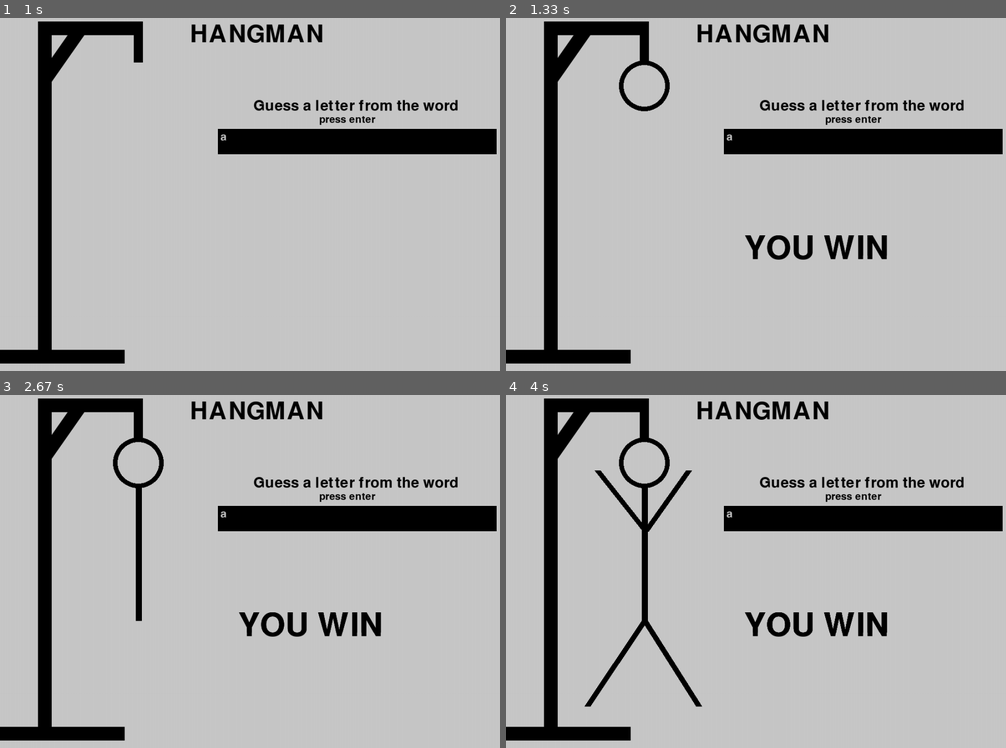
Above: before the commit, frames 1-4 (two rows, left to right).
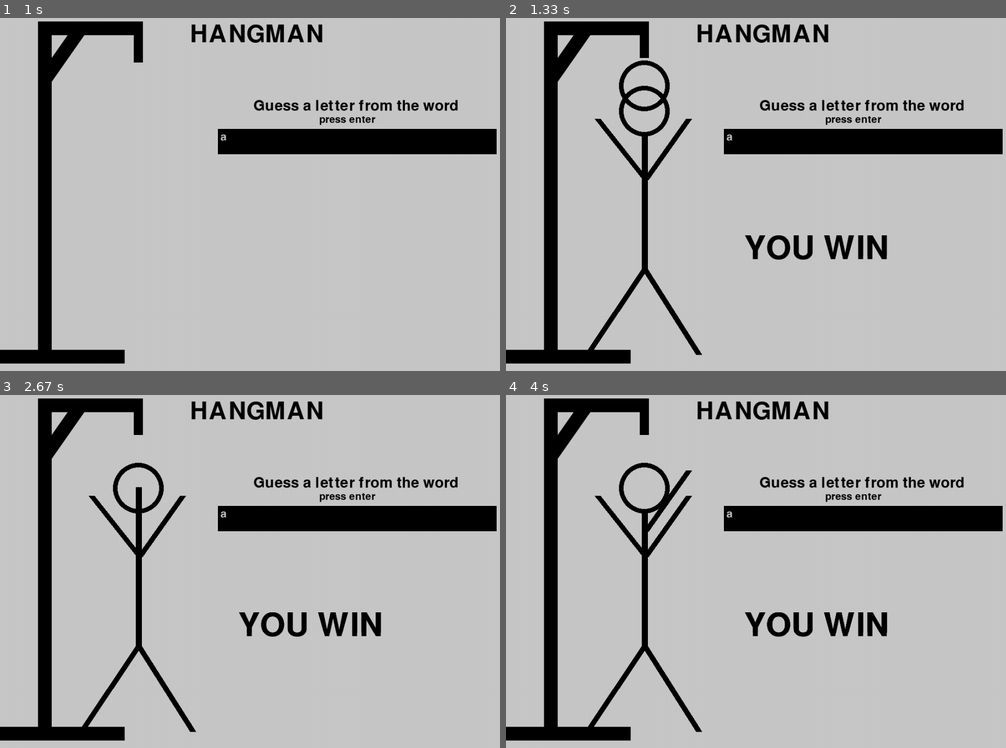
Above: after the commit, the same moments.

Repository: dorogit/pygame_collaboration
Game: pygame game, started from main.py
Same seed, same stepped clock (60 frames per second), same inputs: the game is played once before the commit and once after it.
Inputs:
- Up to frame 1 (1 s): tap Space at 0.33 s; type "ann" at 0.67 s
- Up to frame 2 (1.33 s): tap Enter at 1, 1.22 s
- Up to frame 3 (2.67 s): tap Enter at 2.65 s
- Up to frame 4 (4 s): tap Enter at 3.05, 3.35, 3.6, 3.9 s; tap Space at 3.68 s

Frame 1 is identical in both runs. In frame 2, 1.9% of the frame differs, in the area x 16-40%, y 11-96%; in frame 3, 1.9%; in frame 4, 2.8%, in the area x 15-40%, y 11-96%.

Commit message:
Update main.py

Diff:
--- a/main.py
+++ b/main.py
@@ -48,8 +48,15 @@
 #functions for showing 'YOU WIN' and 'GAME OVER' text upon victory or defeat
 def game_won():
     pygame.draw.rect(screen, (200,200,200), pygame.Rect(450,500,550,500))
+    pygame.draw.rect(screen, (200,200,200), pygame.Rect(150,110,275,560))
     won_text = over_font.render ("YOU WIN", True, ( 0, 0, 0))
     screen.blit (won_text, (470, 455))
+    pygame.draw.circle(screen, (0,0,0,), (273,215), 50, width = 9)
+    pygame.draw.line(screen,(0,0,0), (273, 263), (273,526), width = 12)
+    pygame.draw.line(screen,(0,0,0), (273,526),(160, 695), width = 12)
+    pygame.draw.line(screen,(0,0,0), (273,526),(380,695), width = 12)
+    pygame.draw.line(screen, (0,0,0), (275, 350),(180,230),width = 12)
+    pygame.draw.line(screen, (0,0,0),(275, 350),(360,230),width = 12)
 
 def game_over_text():
     pygame.draw.rect(screen, (200,200,200), pygame.Rect(450,500,550,500))
@@ -190,12 +197,7 @@
 
           #if player completely guesses the word
           if hidden_word == word and Tries >=0:
-            font0 = pygame.font.Font(None,50)
-            pygame.draw.rect(screen, (200,200,200), pygame.Rect(400,500,500,500))
-            hangman_text = font0.render('HangMan Lives ', True,(0,0,0))
-            screen.blit(hangman_text,(500,500))
             game_won()
-
           #drawing hangman upon failure of guesses
           if Fails == 2 and guess not in word and draw_once == False:
             draw_head()
@@ -241,3 +243,4 @@
 
   pygame.display.update()
   Clock.tick(60)
+print(pygame.mouse.get_pos())
